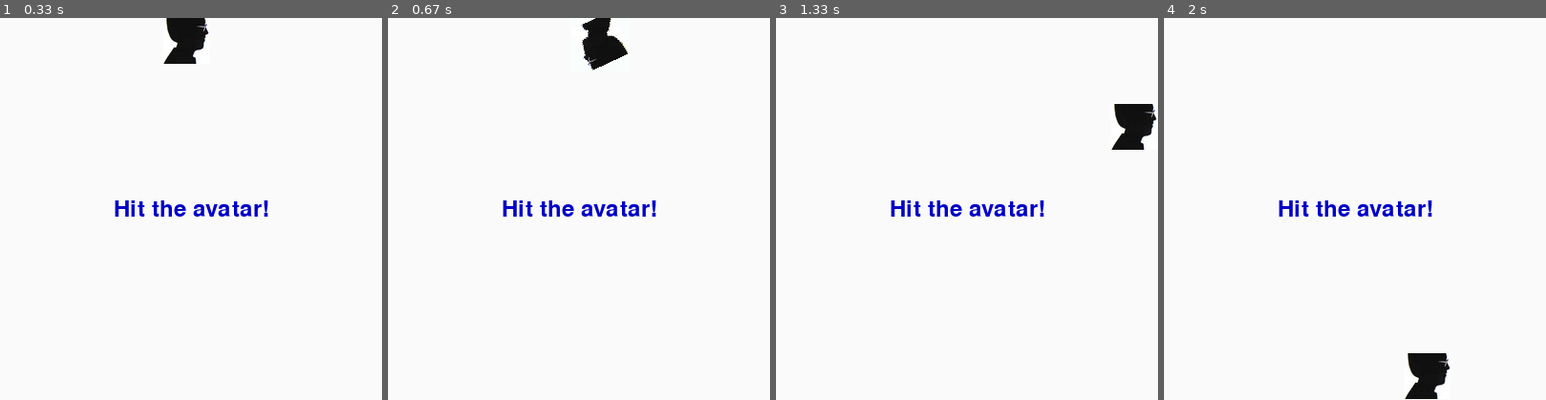
Above: before the commit, frames 1-4 (left to right).
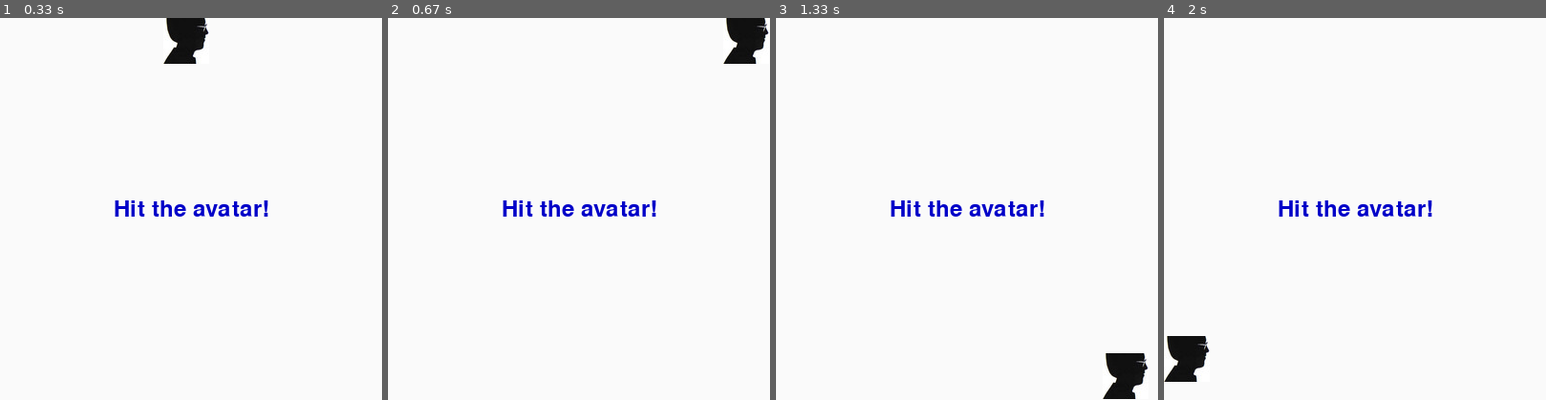
Above: after the commit, the same moments.

Repository: jm-rives/pygame_playground
Game: pygame game, started from detecting_collisions.py
Two runs of this game, one before a commit and one after it. Both use one fixed random seed, a clock stepped at 60 frames per second and the inputs below.
Inputs (mouse positions are in pixels of both pictures, inside the frame that each line leads up to):
- Up to frame 1 (0.33 s): no input
- Up to frame 2 (0.67 s): click (579, 209) at 0.38 s
- Up to frame 3 (1.33 s): no input
- Up to frame 4 (2 s): no input

Frame 1 is identical in both runs. In frame 2, 2.1% of the frame differs, in the area x 50-100%, y 0-14%; in frame 3, 2.1%, in the area x 85-100%, y 22-100%; in frame 4, 2.1%.

Commit message:
EMPTY hit function.

Diff:
--- a/detecting_collisions.py
+++ b/detecting_collisions.py
@@ -72,9 +72,7 @@
         self.rect = self.image.get_rect(center=center)
 
     def hit(self):
-        if not self.degrees:
-            self.degrees = 1
-            self.original = self.image
+        pass
 
 def main():
     pygame.init()
